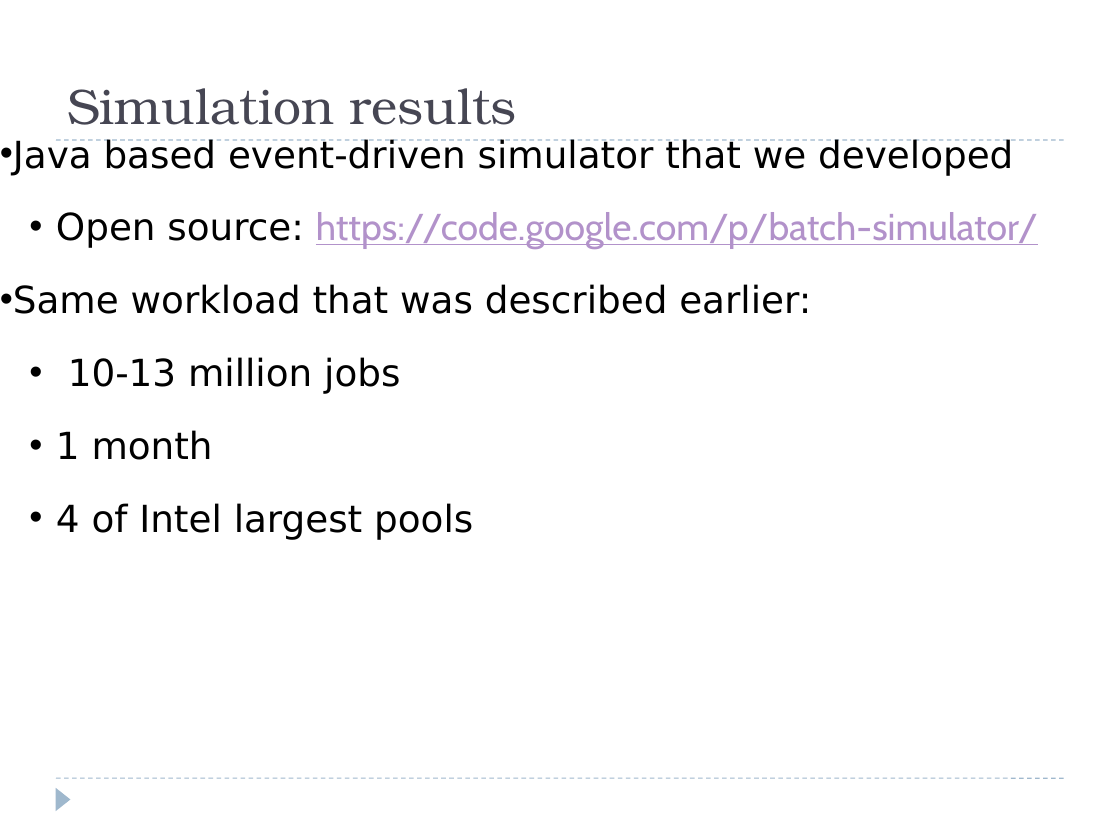
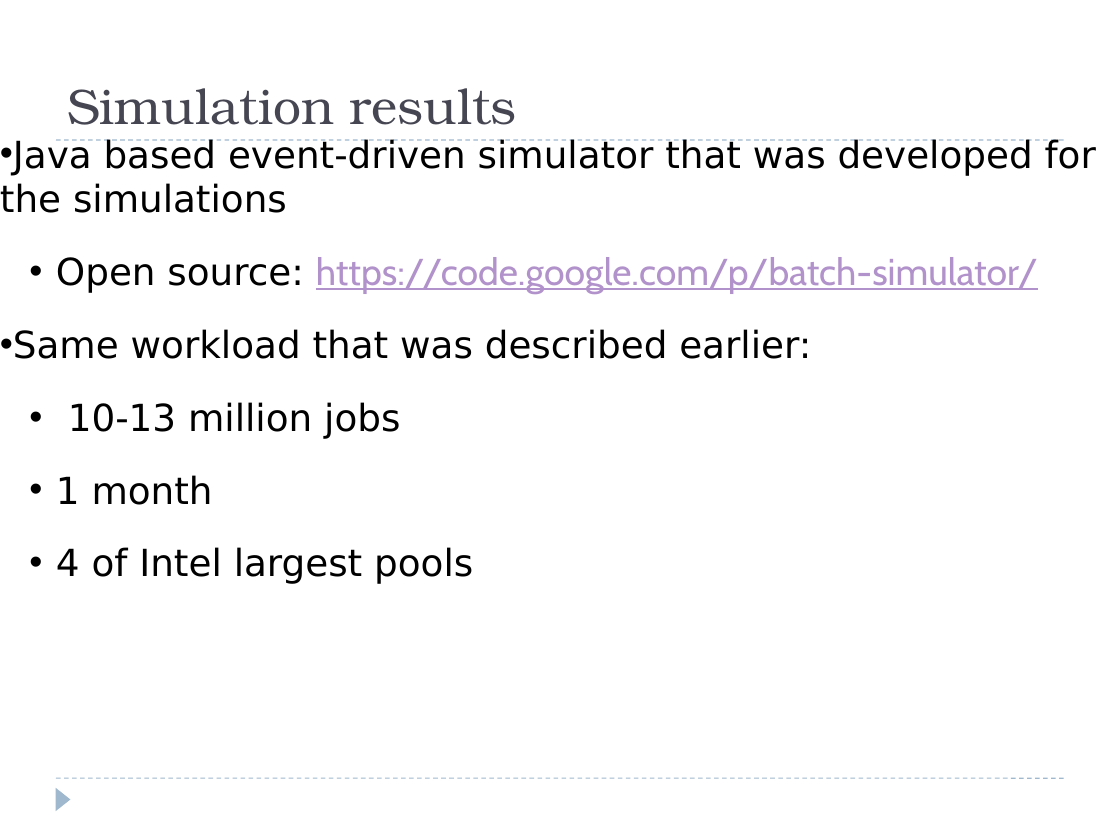
Before and after one commit to oshai/tau_thesis_lyx_template, a slide deck: slide 24 of Presentation.pptx. Drawn at 1120x840 pixels with LibreOffice and Linux fonts; fonts in the diff are those of the drawing. Boxes give left, top, right and bottom in pixels: in the first picture for what was removed or moved away, otherwise in the second. Text is boxed around its words. In the diff, an @@ line names an element or a change of style, - is before the commit and + after.

```diff
--- a/Presentation.pptx
+++ b/Presentation.pptx
@@ text at [0,139,1096,213]: text changed @@
-• Java based event-driven simulator that we developed
+• Java based event-driven simulator that was developed for the simulations
```
Also in this commit, not shown: 3 other slides changed, 1 slide added.
